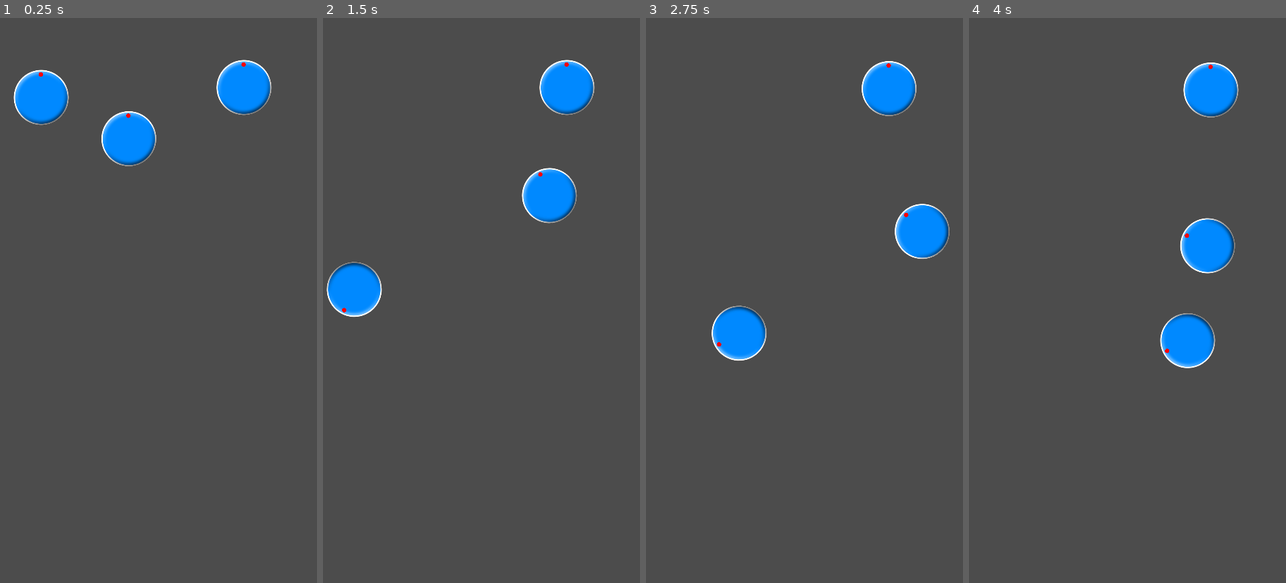
Above: before the commit, frames 1-4 (left to right).
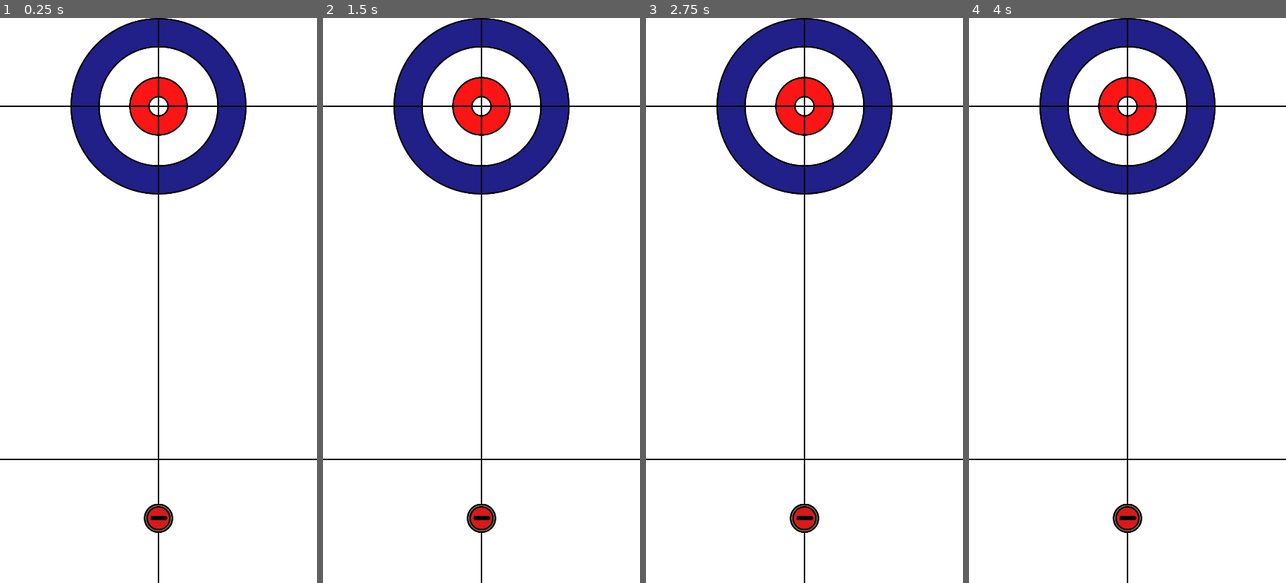
Above: after the commit, the same moments.

Repository: Heisaa/Curling
Game: Godot game, scene res://Game.tscn
Two runs of this game, one before a commit and one after it. Both use one fixed random seed, a clock stepped at 60 frames per second and the inputs below.
Inputs (mouse positions are in pixels of both pictures, inside the frame that each line leads up to):
- Up to frame 1 (0.25 s): no input
- Up to frame 2 (1.5 s): tap Enter at 0.5 s; drag from (364, 97) to (513, 176) at 0.52 s; drag from (478, 255) to (465, 413) at 1.27 s
- Up to frame 3 (2.75 s): move the mouse to (890, 85) at 2.02 s; click (890, 85) at 2.17 s
- Up to frame 4 (4 s): drag from (1111, 413) to (1032, 215) at 2.77 s; move the mouse to (1222, 385) at 3.52 s; click (1222, 385) at 3.67 s

The runs differ from the first frame. In frame 1, 100% of the frame differs, in the area x 0-100%, y 0-100%; in frame 2, 100%; in frame 3, 100%; in frame 4, 100%.

Commit message:
sprites and sound

Diff:
--- a/Control.gd
+++ /dev/null
@@ -1,14 +0,0 @@
-extends Control
-
-func isMouseIn():
-	return
-
-func _ready():
-	print(get_tree().current_scene)
-	# Called when the node is added to the scene for the first time.
-	# Initialization here
-	pass
-
-func _process(delta):
-	print(get_global_mouse_position())
-	pass
--- /dev/null
+++ b/Game.gd
@@ -0,0 +1,67 @@
+extends Node
+
+var red_stones = []
+var red_played = 0
+var yellow_stones = []
+var yellow_played = 0
+
+var max_stones = 2
+
+onready var stone_scene = load("res://Stone/Stone.tscn")
+
+func _ready():
+	create_red_stone()
+
+func _process(_delta):
+	# Check if stone should be spawned
+	var still_and_dead = true
+	var combined = red_stones + yellow_stones
+	for stone in combined:
+		if is_instance_valid(stone):
+			if not stone.is_still or not stone.is_dead:
+				still_and_dead = false
+
+	# Spawn stone for second closest player
+	if still_and_dead:
+		var closest_red = 2000
+		for stone in red_stones:
+			if is_instance_valid(stone):
+				closest_red = min(stone.global_position.distance_to($Goal.global_position), closest_red)
+
+		var closest_yellow = 2000
+		for stone in yellow_stones:
+			if is_instance_valid(stone):
+				closest_yellow = min(stone.global_position.distance_to($Goal.global_position), closest_yellow)
+
+		print("red: " + str(red_played) + " " + "yellow: " + str(yellow_played))
+
+		if red_played >= max_stones and yellow_played >= max_stones:
+			print("game over")
+		elif (closest_red < closest_yellow and yellow_played < max_stones) or red_played >= max_stones:
+			create_yellow_stone()
+		elif (closest_red > closest_yellow and red_played < max_stones) or yellow_played >= max_stones:
+			create_red_stone()
+		elif closest_red == closest_yellow:
+			if (red_played +  yellow_played) % 2 == 0:
+				create_red_stone()
+			else:
+				create_yellow_stone()
+
+
+func create_red_stone():
+	if red_played < max_stones:
+		var stone = stone_scene.instance()
+		stone.init("red")
+		add_child(stone)
+		$Rink.connect("body_exited", stone, "_on_Stone_body_exit")
+		red_stones.append(stone)
+		red_played += 1
+
+func create_yellow_stone():
+	if yellow_played < max_stones:
+		var stone = stone_scene.instance()
+		stone.init("yellow")
+		add_child(stone)
+		$Rink.connect("body_exited", stone, "_on_Stone_body_exit")
+		yellow_stones.append(stone)
+		yellow_played += 1
--- a/Game.tscn
+++ b/Game.tscn
@@ -1,45 +1,55 @@
-[gd_scene load_steps=8 format=2]
+[gd_scene load_steps=5 format=2]
 
-[ext_resource path="res://Control.gd" type="Script" id=1]
-[ext_resource path="res://Stone/Stone.tscn" type="PackedScene" id=2]
-[ext_resource path="res://Walls/HWall.tscn" type="PackedScene" id=3]
-[ext_resource path="res://Walls/VWall.tscn" type="PackedScene" id=4]
+[ext_resource path="res://Game.gd" type="Script" id=1]
+[ext_resource path="res://Goal/Untitled.png" type="Texture" id=2]
+[ext_resource path="res://Rink/Rink.gd" type="Script" id=3]
 
-[sub_resource type="PhysicsMaterial" id=1]
-bounce = 1.0
-
-[sub_resource type="PhysicsMaterial" id=2]
-bounce = 1.0
-
-[sub_resource type="PhysicsMaterial" id=3]
-bounce = 1.0
+[sub_resource type="RectangleShape2D" id=1]
+extents = Vector2( 540, 960 )
 
 [node name="Game" type="Node"]
-
-[node name="Control" type="Control" parent="."]
-margin_right = 40.0
-margin_bottom = 40.0
 script = ExtResource( 1 )
 
-[node name="Stone" parent="." instance=ExtResource( 2 )]
-position = Vector2( 140.648, 270.289 )
-physics_material_override = SubResource( 1 )
+[node name="Rink" type="Area2D" parent="."]
+position = Vector2( 540, 960 )
+input_pickable = false
+angular_damp = 15.0
+script = ExtResource( 3 )
+__meta__ = {
+"_edit_group_": true
+}
 
-[node name="Stone2" parent="." instance=ExtResource( 2 )]
-position = Vector2( 438.972, 410.491 )
-physics_material_override = SubResource( 2 )
+[node name="CollisionShape2D" type="CollisionShape2D" parent="Rink"]
+shape = SubResource( 1 )
 
-[node name="Stone3" parent="." instance=ExtResource( 2 )]
-position = Vector2( 831.303, 236.533 )
-physics_material_override = SubResource( 3 )
+[node name="ColorRect" type="ColorRect" parent="Rink"]
+margin_left = -540.0
+margin_top = -960.0
+margin_right = 540.0
+margin_bottom = 960.0
+mouse_filter = 2
+__meta__ = {
+"_edit_use_anchors_": false
+}
 
-[node name="HWall" parent="." instance=ExtResource( 3 )]
+[node name="Goal" type="Node2D" parent="."]
+position = Vector2( 540, 300 )
 
-[node name="HWall2" parent="." instance=ExtResource( 3 )]
-position = Vector2( 550.024, 1914.01 )
+[node name="Sprite" type="Sprite" parent="Goal"]
+texture = ExtResource( 2 )
 
-[node name="VWall" parent="." instance=ExtResource( 4 )]
-position = Vector2( 5.76767, 931.417 )
+[node name="HorizontalGoal" type="Line2D" parent="Goal"]
+points = PoolVector2Array( -540, 0, 540, 0 )
+width = 5.0
+default_color = Color( 0, 0, 0, 1 )
 
-[node name="StaticBody2D" parent="." instance=ExtResource( 4 )]
-position = Vector2( 1074.71, 954.302 )
+[node name="Vertical" type="Line2D" parent="Goal"]
+points = PoolVector2Array( 0, 1620, 0, -300 )
+width = 5.0
+default_color = Color( 0, 0, 0, 1 )
+
+[node name="LineOver" type="Line2D" parent="."]
+position = Vector2( 0, 1500 )
+points = PoolVector2Array( 0, 0, 1080, 0 )
+width = 5.0
+default_color = Color( 0, 0, 0, 1 )
--- /dev/null
+++ b/Rink/Rink.gd
@@ -0,0 +1,7 @@
+extends Area2D
+
+func _ready():
+	pass
+
+func _process(_delta):
+	pass
--- a/Stone/Stone.gd
+++ b/Stone/Stone.gd
@@ -1,20 +1,65 @@
 extends RigidBody2D
 
 var is_picked = false
-var mouse_drag_speed = 20
+var is_dead = false
+var is_still = true
+var is_out = false
 
-func _on_Stone_input_event( viewport, event, shape_idx ):
-    if _event_is_left_button(event) and event.pressed:
-        is_picked = true
+var mouse_drag_speed = 30
+var last_velocity
+
+onready var line_over = get_node("../LineOver")
+onready var rink = get_node("../Rink")
+
+func _ready():
+	connect("body_entered",self, "_on_Stone_body_entered")
+	global_position = Vector2(540, 1700)
+	last_velocity = linear_velocity
+
+func init(color):
+	if color == "yellow":
+		$Sprite.texture = load("res://Stone/YellowStone.png")
+	elif color == "red":
+		$Sprite.texture = load("res://Stone/RedStone.png")
+
+func _physics_process(_delta):
+	# Move if picked
+	if is_picked:
+		linear_velocity = get_global_mouse_position() - global_position
+		linear_velocity *= mouse_drag_speed
+
+	# Dead if over line
+	if global_position.y < line_over.global_position.y:
+		is_picked = false
+		is_dead = true
+
+	# Check if still
+	if last_velocity == linear_velocity:
+		is_still = true
+	else:
+		is_still = false
+
+	last_velocity = linear_velocity
+
+	# Out if outside of rink
+
+
+# Sound
+func _on_Stone_body_entered(_body):
+	$Hit.play()
+
+func _on_Stone_body_exit(body):
+	body.queue_free()
+
+# Input functions
+func _input_event( _viewport, event, _shape_idx ):
+	if _event_is_left_button(event) and event.pressed and not is_dead:
+		is_picked = true
 
 func _input(event):
-    if _event_is_left_button(event) and not event.pressed:
-        is_picked = false
+	if _event_is_left_button(event) and not event.pressed:
+		is_picked = false
 
+# Utility functions
 func _event_is_left_button(event):
-    return event is InputEventMouseButton and event.button_index == BUTTON_LEFT
-
-func _physics_process(delta):
-    if is_picked:
-        linear_velocity = get_global_mouse_position() - global_position
-        linear_velocity *= mouse_drag_speed
+	return event is InputEventMouseButton and event.button_index == BUTTON_LEFT
--- a/Stone/Stone.tscn
+++ b/Stone/Stone.tscn
@@ -1,20 +1,25 @@
-[gd_scene load_steps=5 format=2]
+[gd_scene load_steps=6 format=2]
 
 [ext_resource path="res://Stone/Stone.gd" type="Script" id=1]
-[ext_resource path="res://Stone/fixedblue.png" type="Texture" id=2]
+[ext_resource path="res://Stone/RedStone.png" type="Texture" id=2]
+[ext_resource path="res://Stone/curling_hit.wav" type="AudioStream" id=3]
 
 [sub_resource type="PhysicsMaterial" id=1]
-bounce = 1.0
+friction = 0.2
+bounce = 0.75
 
 [sub_resource type="CircleShape2D" id=2]
-radius = 95.0
+radius = 50.6888
 
 [node name="Stone" type="RigidBody2D"]
 input_pickable = true
-mass = 50.0
 physics_material_override = SubResource( 1 )
 gravity_scale = 0.0
-linear_damp = 0.5
+continuous_cd = 1
+contacts_reported = 4
+contact_monitor = true
+linear_damp = 1.2
+angular_damp = 0.5
 script = ExtResource( 1 )
 __meta__ = {
 "_edit_group_": true
@@ -26,4 +31,5 @@
 [node name="CollisionShape2D" type="CollisionShape2D" parent="."]
 shape = SubResource( 2 )
 
-[connection signal="input_event" from="." to="." method="_on_Stone_input_event"]
+[node name="Hit" type="AudioStreamPlayer2D" parent="."]
+stream = ExtResource( 3 )
--- a/Walls/HWall.tscn
+++ /dev/null
@@ -1,24 +0,0 @@
-[gd_scene load_steps=2 format=2]
-
-[sub_resource type="RectangleShape2D" id=1]
-
-custom_solver_bias = 0.0
-extents = Vector2( 600, 5 )
-
-[node name="HWall" type="StaticBody2D"]
-
-position = Vector2( 510.771, 5.55185 )
-input_pickable = false
-collision_layer = 1
-collision_mask = 1
-constant_linear_velocity = Vector2( 0, 0 )
-constant_angular_velocity = 0.0
-friction = 1.0
-bounce = 0.0
-__meta__ = {
-"_edit_group_": true
-}
-
-[node name="CollisionShape2D" type="CollisionShape2D" parent="." index="0"]
-
-shape = SubResource( 1 )
--- a/Walls/VWall.tscn
+++ /dev/null
@@ -1,24 +0,0 @@
-[gd_scene load_steps=2 format=2]
-
-[sub_resource type="RectangleShape2D" id=1]
-
-custom_solver_bias = 0.0
-extents = Vector2( 5, 1000 )
-
-[node name="StaticBody2D" type="StaticBody2D"]
-
-position = Vector2( 5.10861, 297.794 )
-input_pickable = false
-collision_layer = 1
-collision_mask = 1
-constant_linear_velocity = Vector2( 0, 0 )
-constant_angular_velocity = 0.0
-friction = 1.0
-bounce = 0.0
-__meta__ = {
-"_edit_group_": true
-}
-
-[node name="CollisionShape2D" type="CollisionShape2D" parent="." index="0"]
-
-shape = SubResource( 1 )
--- a/project.godot
+++ b/project.godot
@@ -23,8 +23,8 @@
 
 window/size/width=1080
 window/size/height=1920
-window/size/test_width=540
-window/size/test_height=960
+window/size/test_width=360
+window/size/test_height=640
 window/handheld/orientation="portrait"
 window/stretch/mode="2d"
 window/stretch/aspect="keep"
Binary file added: Goal/Untitled.png
Not shown, added: Goal/Untitled.png.import
Binary file added: Goal/goal.png
Not shown, added: Goal/goal.png.import
Binary file added: Stone/RedStone.png
Not shown, added: Stone/RedStone.png.import
Binary file added: Stone/YellowStone.png
Not shown, added: Stone/YellowStone.png.import
Not shown, added: Stone/curling_hit.wav.import
Not shown, added: Stone/curling_hit.wav
